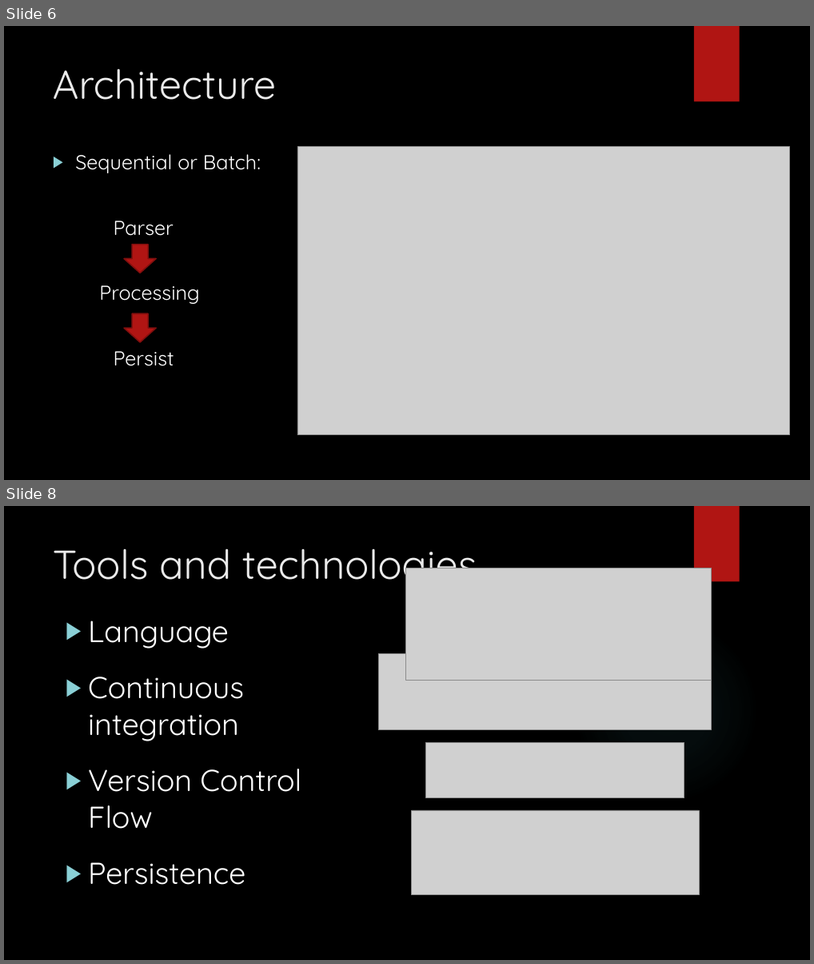
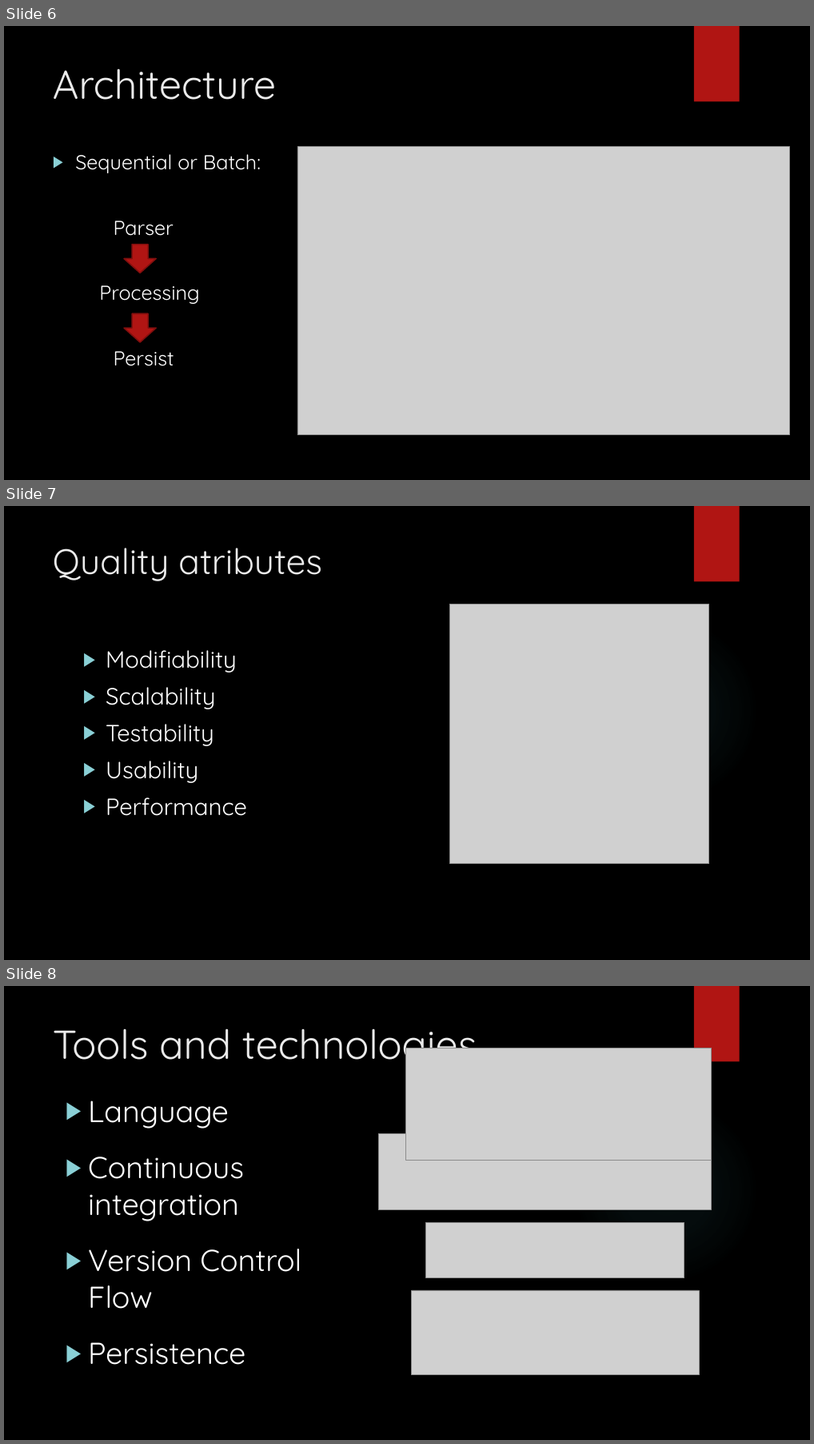
Before and after one commit to Arquisoft/Trivial_i1b, a slide deck: Documentation/Software Architecture.pptx. Shown one above the other, each under a label of ours: slides 6 and 8 before the commit, slides 6, 7 and 8 after it; the slides between them are not shown. The pictures are 814x964 and 814x1444 pixels, drawn with LibreOffice and Linux fonts; fonts in the diff are those of the drawing; grey boxes stand for pictures; background and template pictures are left out. Boxes give left, top, right and bottom in pixels: in the first picture for what was removed or moved away, otherwise in the second. Text is boxed around its words. In the diff, an @@ line names an element or a change of style, - is before the commit and + after.

```diff
--- a/Documentation/Software Architecture.pptx
+++ b/Documentation/Software Architecture.pptx
@@ slide 7 added at (4,506,810,960), background picture (left out); not listed: 2 template elements that a slide beside it also shows @@
@@ title added at (53,548,322,581), 42 pt, text #EBEBEB @@
+Quality atributes
@@ picture added at (450,604,710,864) @@
@@ text added at (106,650,247,816), 28 pt, text #FFFFFF @@
+▶ Modifiability
+▶ Scalability
+▶ Testability
+▶ Usability
+▶ Performance
```
Also in this commit, not shown: 1 slide changed, 12 other slides added, 6 slides removed, 1 other file.
